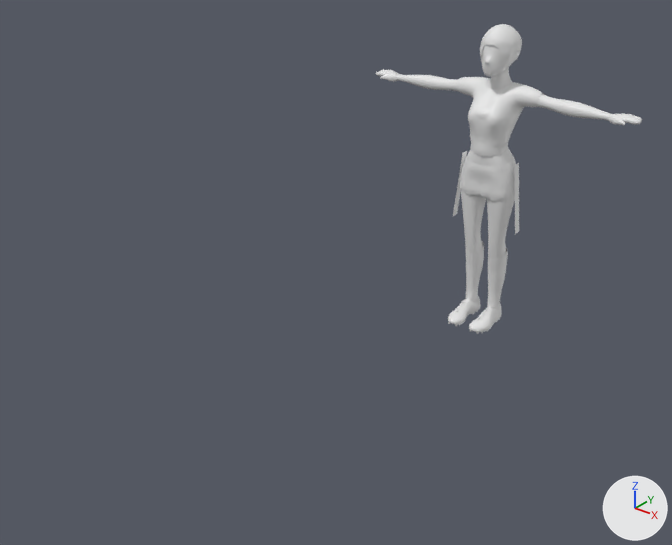
One commit to the glTF model assets/models/characters/morra.glb: the scene before it, then after it.
Camera for both pictures: a 50 mm lens placed at (15.2, -27.7, 17.0), pointed at (0.3, -9.0, 5.4). Arrows for +X, +Y and +Z are at lower right; the lights stay in place. The picture after the commit comes second. Where no turn or scale is listed for an object, it has been applied to the vertices. Vertices at exactly the same position are counted once.

The older version as bpy lines, for what is in view:
```python
ob_cube = bpy.data.objects.new('Cube', me_cube_001)
ob_cube.location = (0.0, 0.0, 0.0)
ob_left_boot = bpy.data.objects.new('Left_Boot', me_left_boot)
ob_left_boot.location = (0.0, 0.0, 0.0)
ob_right_boot = bpy.data.objects.new('Right_Boot', me_right_boot)
ob_right_boot.location = (0.0, 0.0, 0.0)
ob_上衣抹胸 = bpy.data.objects.new('上衣抹胸', me_上衣抹胸)
ob_上衣抹胸.location = (0.0, 0.0, 0.0)
ob_右侧腰旗 = bpy.data.objects.new('右侧腰旗', me_右侧腰旗)
ob_右侧腰旗.location = (0.0, 0.0, 0.0)
ob_右侧腰旗.rotation_euler = (1.571, 0.0, 0.0)  # degrees (90, 0, 0)
ob_右侧腰旗.scale = (0.01, 0.01, 0.01)
ob_头发01 = bpy.data.objects.new('头发01', me_头发01)
ob_头发01.location = (0.0, 0.0, 0.0)
ob_左侧腰旗 = bpy.data.objects.new('左侧腰旗', me_左侧腰旗)
ob_左侧腰旗.location = (0.0, 0.0, 0.0)
ob_左侧腰旗.rotation_euler = (1.571, 0.0, 0.0)  # degrees (90, 0, 0)
ob_左侧腰旗.scale = (0.01, 0.01, 0.01)
ob_手套 = bpy.data.objects.new('手套', me_手套)
ob_手套.location = (0.0, 0.0, 0.0)
ob_长袜主色 = bpy.data.objects.new('长袜主色', me_网格002)
ob_长袜主色.location = (0.0, 0.0, 0.0)
# also in view: '短袖' at (0.0, 0.0, 7.9); '短裤' at (0.0, 0.0, 5.8)
```
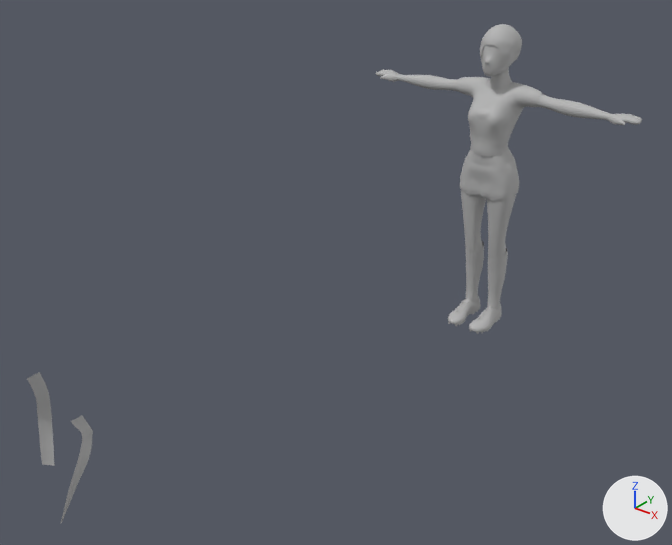
Where the newer file only moved an object's origin or applied its transform, the numbers keep the older frame.

Boxes [x1, y1, x2, y2] around the edits, measured in the pictures (672 x 545 px):
'右侧腰旗', reshaped, turned, rescaled: before [453, 151, 467, 216]; after [27, 372, 55, 466]
'左侧腰旗', reshaped, turned, rescaled: before [515, 163, 519, 234]; after [60, 416, 93, 524]
part 1 of me_cube_001, recoloured: [396, 45, 615, 258] in both
part 2 of me_left_boot, recoloured (white to grey): [469, 303, 502, 332] in both
part 3 of me_right_boot, recoloured (white to grey): [448, 295, 480, 325] in both
part 4 of me_上衣抹胸, recoloured (white to grey): [470, 108, 515, 148] in both
part 5 of me_右侧腰旗, deleted: before [453, 151, 467, 216]
part 6 of me_右侧腰旗, added: after [27, 372, 55, 466]
part 7 of me_头发01, recoloured (white to grey): [480, 24, 522, 68] in both
part 8 of me_左侧腰旗, deleted: before [515, 163, 519, 234]
part 9 of me_左侧腰旗, added: after [60, 416, 93, 524]
part 10 of me_手套, recoloured: [375, 70, 642, 125] in both
part 11 of me_短袖, recoloured (white to grey): [456, 77, 543, 156] in both
part 12 of me_短裤, recoloured (white to grey): [460, 156, 520, 201] in both
part 13 of me_网格002, recoloured (white to grey): [465, 241, 508, 310] in both
part 14 of me_网格002_1, recoloured (white to grey): [466, 252, 507, 273] in both

Diff of the bpy script that builds the scene:
```diff
--- a/assets/models/characters/morra.glb.py
+++ b/assets/models/characters/morra.glb.py
@@ me_cube_001 @@
 me_cube_001.from_pydata(...)  # 5778 vertices, 11514 faces; spans x -5.04..5.04, y -0.82..0.75, z 0.87..10.9
+# me_cube_001 part 1: 11482 faces spanning x -5.04..5.04, y -0.82..0.75, z 0.87..10.9 switch from no material to mat_defaultmaterial (grey #bcbcbc)
@@ me_left_boot @@
 me_left_boot.from_pydata(...)  # 4618 vertices, 8968 faces; spans x 0.16..0.84, y -1.28..0.63, z 0.02..0.73
+# me_left_boot part 2: 3509 faces spanning x 0.16..0.84, y -1.28..0.63, z 0.02..0.73 switch from no material to mat_defaultmaterial (grey #bcbcbc)
@@ me_right_boot @@
 me_right_boot.from_pydata(...)  # 4618 vertices, 8968 faces; spans x -0.83..-0.15, y -1.28..0.63, z 0.02..0.73
+# me_right_boot part 3: 3495 faces spanning x -0.83..-0.15, y -1.28..0.63, z 0.02..0.73 switch from no material to mat_defaultmaterial (grey #bcbcbc)
@@ me_上衣抹胸 @@
 me_上衣抹胸.from_pydata(...)  # 693 vertices, 1288 faces; spans x -0.81..0.8, y -0.88..0.67, z 6.92..8.51
+# me_上衣抹胸 part 4: 1288 faces spanning x -0.81..0.8, y -0.88..0.67, z 6.92..8.51 switch from no material to mat_defaultmaterial (grey #bcbcbc)
@@ me_右侧腰旗 @@
 # used by ob_右侧腰旗; location = (0.0, 0.0, 0.0); rotation_euler = (1.571, 0.0, 0.0), in degrees (90, 0, 0); scale = (0.01, 0.01, 0.01)
-me_右侧腰旗.from_pydata(...)  # 68 vertices, 96 faces; spans x -128.0..-103.0, y 392.0..644.0, z -8.0..22.0
+me_右侧腰旗.from_pydata(...)  # 68 vertices, 96 faces; spans x -1.0, y -18.0, z 3.0..6.0
+# me_右侧腰旗 part 5: 68 vertices removed from x -128.0..-103.0, y 392.0..644.0, z -8.0..22.0
+# me_右侧腰旗 part 6: 68 vertices added at x -1.0, y -18.0, z 3.0..6.0
+me_右侧腰旗.materials.append(mat_defaultmaterial)  # grey #bcbcbc
@@ me_头发01 @@
 me_头发01.from_pydata(...)  # 1108 vertices, 2136 faces; spans x -0.63..0.63, y -0.65..1.05, z 9.56..10.99
+# me_头发01 part 7: 2136 faces spanning x -0.63..0.63, y -0.65..1.05, z 9.56..10.99 switch from no material to mat_defaultmaterial (grey #bcbcbc)
@@ me_左侧腰旗 @@
 # used by ob_左侧腰旗; location = (0.0, 0.0, 0.0); rotation_euler = (1.571, 0.0, 0.0), in degrees (90, 0, 0); scale = (0.01, 0.01, 0.01)
-me_左侧腰旗.from_pydata(...)  # 68 vertices, 96 faces; spans x 105.0..130.0, y 392.0..644.0, z -8.0..22.0
+me_左侧腰旗.from_pydata(...)  # 68 vertices, 96 faces; spans x 1.0, y -19.0..-18.0, z 4.0..6.0
+# me_左侧腰旗 part 8: 68 vertices removed from x 105.0..130.0, y 392.0..644.0, z -8.0..22.0
+# me_左侧腰旗 part 9: 68 vertices added at x 1.0, y -19.0..-18.0, z 4.0..6.0
+me_左侧腰旗.materials.append(mat_defaultmaterial)  # grey #bcbcbc
@@ me_手套 @@
 me_手套.from_pydata(...)  # 1910 vertices, 3728 faces; spans x -5.07..5.07, y -0.22..0.38, z 8.44..8.76
+# me_手套 part 10: 3656 faces spanning x -5.07..5.07, y -0.22..0.38, z 8.44..8.76 switch from no material to mat_defaultmaterial (grey #bcbcbc)
@@ me_短袖 @@
 me_短袖.from_pydata(...)  # 1187 vertices, 2258 faces; spans x -1.59..1.59, y -0.9..0.84, z 6.7..9.08
+# me_短袖 part 11: 2258 faces spanning x -1.59..1.59, y -0.9..0.84, z 6.7..9.08 switch from no material to mat_defaultmaterial (grey #bcbcbc)
@@ me_短裤 @@
 me_短裤.from_pydata(...)  # 598 vertices, 1094 faces; spans x -1.05..1.05, y -0.73..0.77, z 5.06..6.53
+# me_短裤 part 12: 1094 faces spanning x -1.05..1.05, y -0.73..0.77, z 5.06..6.53 switch from no material to mat_defaultmaterial (grey #bcbcbc)
@@ me_网格002 @@
 me_网格002.from_pydata(...)  # 482 vertices, 800 faces; spans x -0.81..0.81, y -0.27..0.57, z 0.53..2.99
+# me_网格002 part 13: 800 faces spanning x -0.81..0.81, y -0.27..0.57, z 0.53..2.99 switch from no material to mat_defaultmaterial (grey #bcbcbc)
@@ me_网格002_1 @@
 me_网格002_1.from_pydata(...)  # 80 vertices, 80 faces; spans x -0.79..0.79, y -0.21..0.57, z 2.16..2.61
+# me_网格002_1 part 14: 80 faces spanning x -0.79..0.79, y -0.21..0.57, z 2.16..2.61 switch from no material to mat_defaultmaterial (grey #bcbcbc)
@@ ob_右侧腰旗 @@
 ob_右侧腰旗.location = (0.0, 0.0, 0.0)
-ob_右侧腰旗.rotation_euler = (1.571, 0.0, 0.0)  # degrees (90, 0, 0)
-ob_右侧腰旗.scale = (0.01, 0.01, 0.01)
@@ ob_左侧腰旗 @@
 ob_左侧腰旗.location = (0.0, 0.0, 0.0)
-ob_左侧腰旗.rotation_euler = (1.571, 0.0, 0.0)  # degrees (90, 0, 0)
-ob_左侧腰旗.scale = (0.01, 0.01, 0.01)
```
